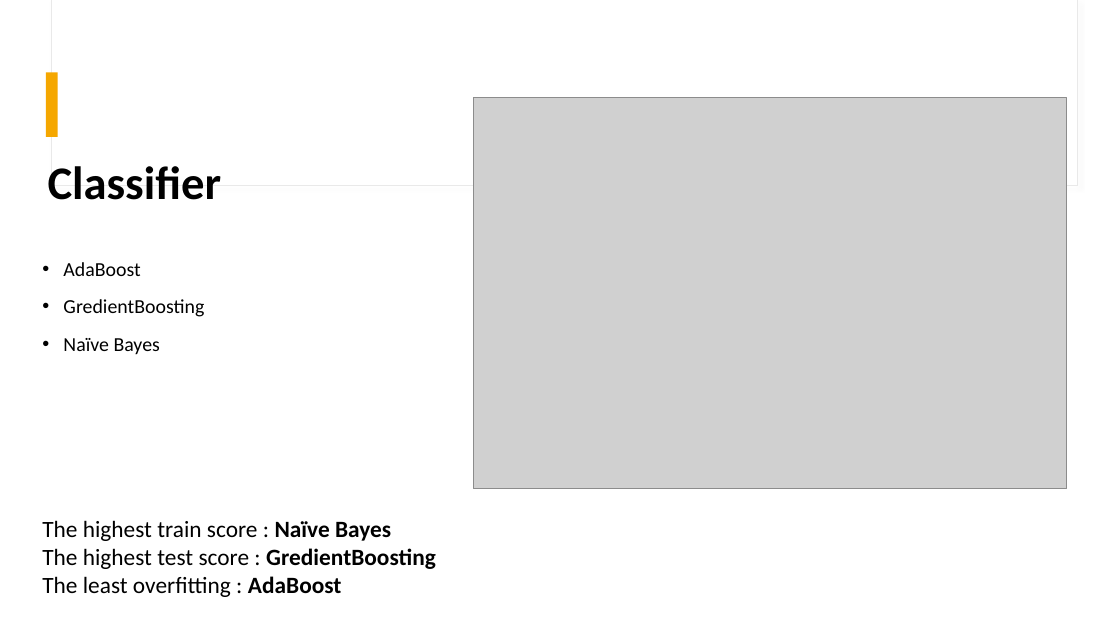
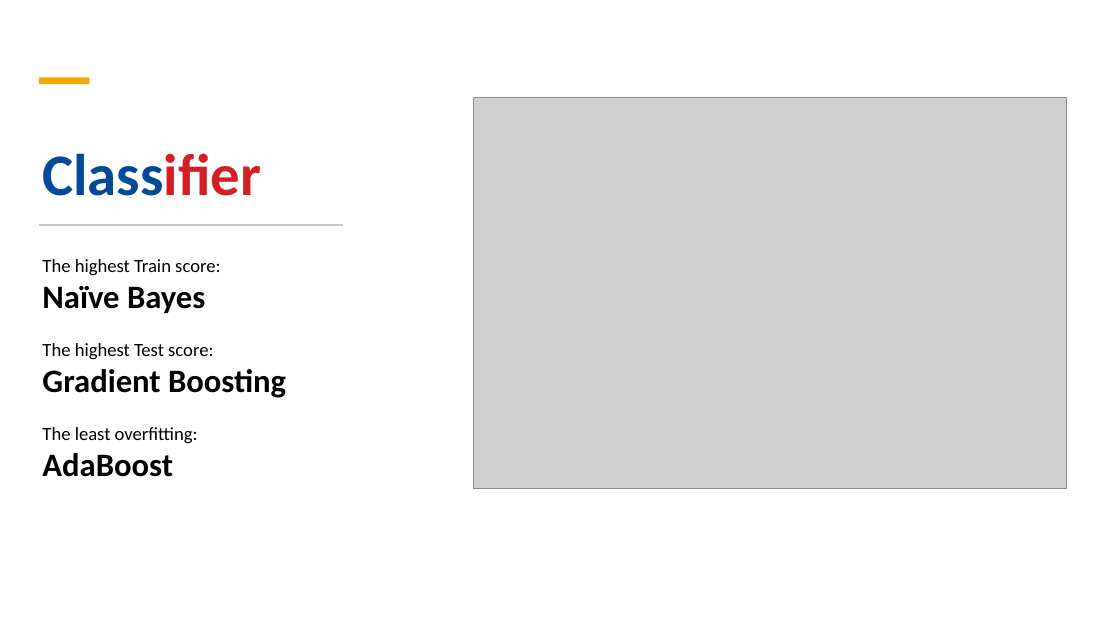
Before and after one commit to auttwitter/DSI-04, a slide deck: slide 12 of projects/project_3/Presentation.pptx (slide 11 before the commit). Drawn at 1120x630 pixels with LibreOffice and Linux fonts; fonts in the diff are those of the drawing; grey boxes stand for pictures. Boxes give left, top, right and bottom in pixels: in the first picture for what was removed or moved away, otherwise in the second. Text is boxed around its words. In the diff, an @@ line names an element or a change of style, - is before the commit and + after.

```diff
--- a/projects/project_3/Presentation.pptx
+++ b/projects/project_3/Presentation.pptx
@@ rectangle added at <box>0,0,1120,630</box>, fill #FFFFFF @@
@@ rectangle added at <box>0,0,897,630</box>, fill gradient #FFFFFF @@
@@ rectangle removed at <box>51,0,1077,186</box> @@
@@ rectangle added at <box>51,0,1077,186</box>, fill #FFFFFF, outline #E9E9E9 0.75 pt @@
@@ rectangle removed at <box>52,0,1077,185</box> @@
@@ rectangle added at <box>52,0,1077,185</box>, fill #FFFFFF @@
@@ rectangle added at <box>39,77,89,84</box>, fill #F5A700 @@
@@ rectangle removed at <box>46,72,58,137</box> @@
@@ text added at <box>42,153,261,196</box>, 50.4 pt, text #004A97, bold @@
+Classifier
@@ title removed at <box>48,166,222,200</box> @@
-Classifier
@@ rectangle added at <box>39,224,343,225</box>, fill #C9C9C9, outline #C9C9C9 0.25 pt @@
@@ text at <box>42,259,286,477</box>: text changed; size 20 to 16 pt @@
-The highest train score : Naïve Bayes
-The highest test score : GredientBoosting
-The least overfitting : AdaBoost
+The highest Train score:
+Naïve Bayes
+The highest Test score:
+Gradient Boosting
+The least overfitting:
+AdaBoost
@@ text removed at <box>63,262,204,355</box> @@
-• AdaBoost
-• GredientBoosting
-• Naïve Bayes
```
Also in this commit, not shown: 3 other slides changed, 2 slides added, 1 slide removed.
